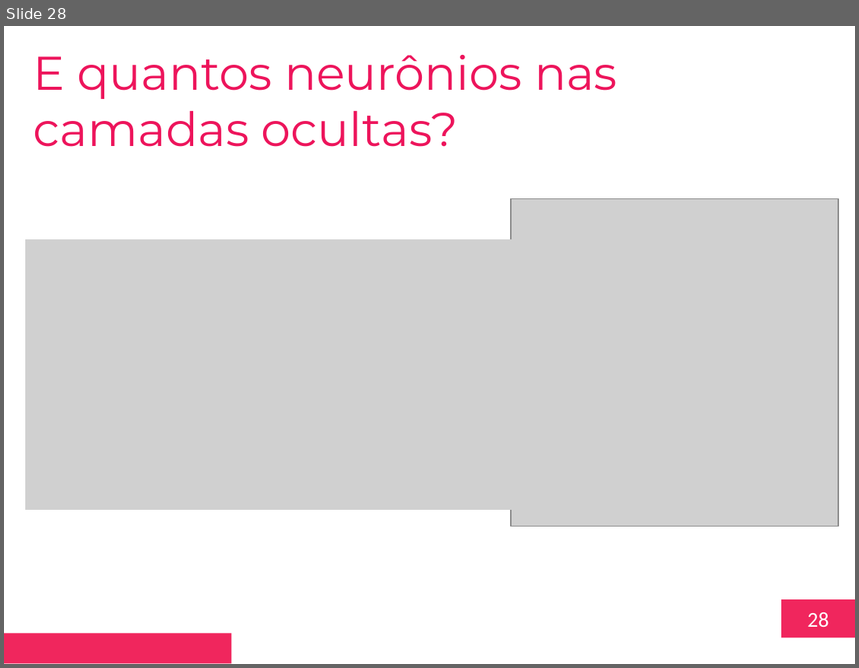
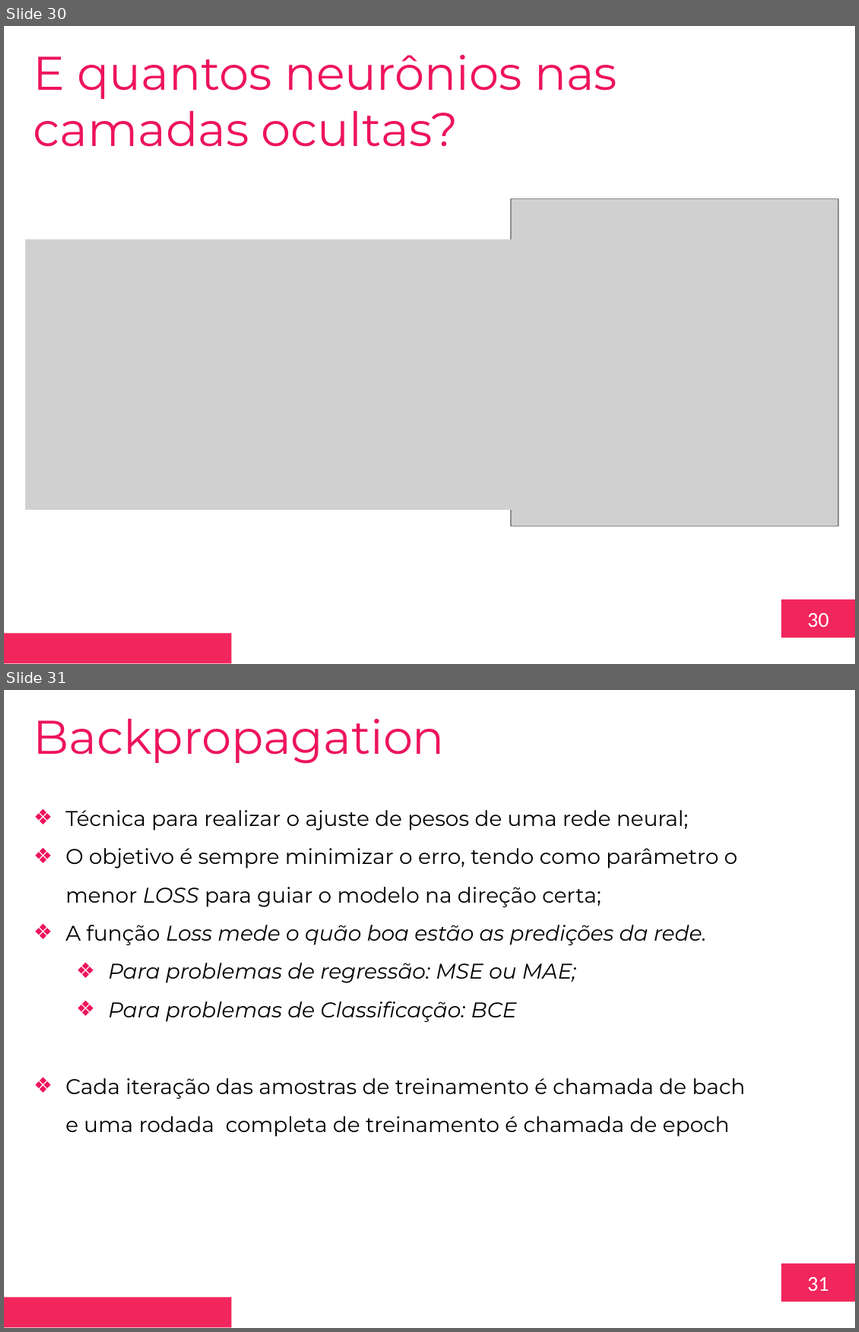
Before and after one commit to toyusan/aula-fiap-disruptive-archs, a slide deck: Aula 07/2023.03.24 Aula 07 – Introdução a Redes Neurais - Redes Multicamadas.pptx. Shown one above the other, each under a label of ours: slide 28 before the commit, slides 30 and 31 after it. The pictures are 859x668 and 859x1332 pixels, drawn with LibreOffice and Linux fonts; fonts in the diff are those of the drawing; grey boxes stand for pictures; background and template pictures are left out. Boxes give left, top, right and bottom in pixels: in the first picture for what was removed or moved away, otherwise in the second. Text is boxed around its words. In the diff, an @@ line names an element or a change of style, - is before the commit and + after.

```diff
--- a/Aula 07/2023.03.24 Aula 07 – Introdução a Redes Neurais - Redes Multicamadas.pptx
+++ b/Aula 07/2023.03.24 Aula 07 – Introdução a Redes Neurais - Redes Multicamadas.pptx
@@ slide 31 added at <box>4,690,855,1328</box>, background #FFFFFF; not listed: 2 template elements that a slide beside it also shows @@
@@ text added at <box>34,719,445,764</box>, 40 pt, text #ED145B @@
+Backpropagation
@@ text added at <box>66,810,746,1137</box>, 18 pt, text #000000 @@
+❖ Técnica para realizar o ajuste de pesos de uma rede neural;
+❖ O objetivo é sempre minimizar o erro, tendo como parâmetro o menor LOSS para guiar o modelo na direção certa;
+❖ A função Loss mede o quão boa estão as predições da rede.
+  ❖ Para problemas de regressão: MSE ou MAE;
+  ❖ Para problemas de Classificação: BCE
+❖ Cada iteração das amostras de treinamento é chamada de bach e uma rodada completa de treinamento é chamada de epoch
@@ what was slide 28 is now slide 30 @@
@@ page number at <box>807,613,829,627</box>: text changed @@
-28
+30
```
Also in this commit, not shown: 7 slides changed, 3 other slides added, 13 other files.
